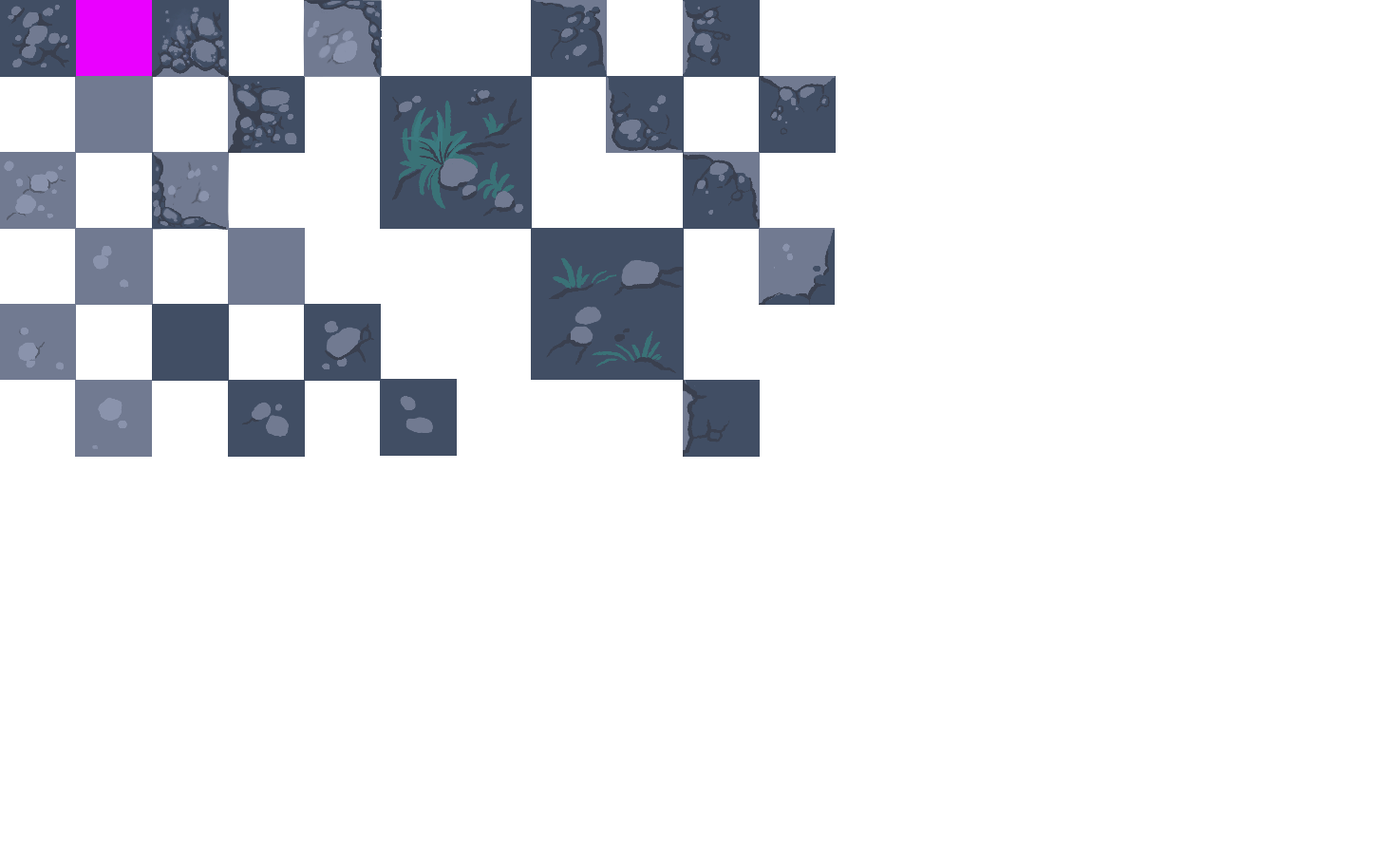
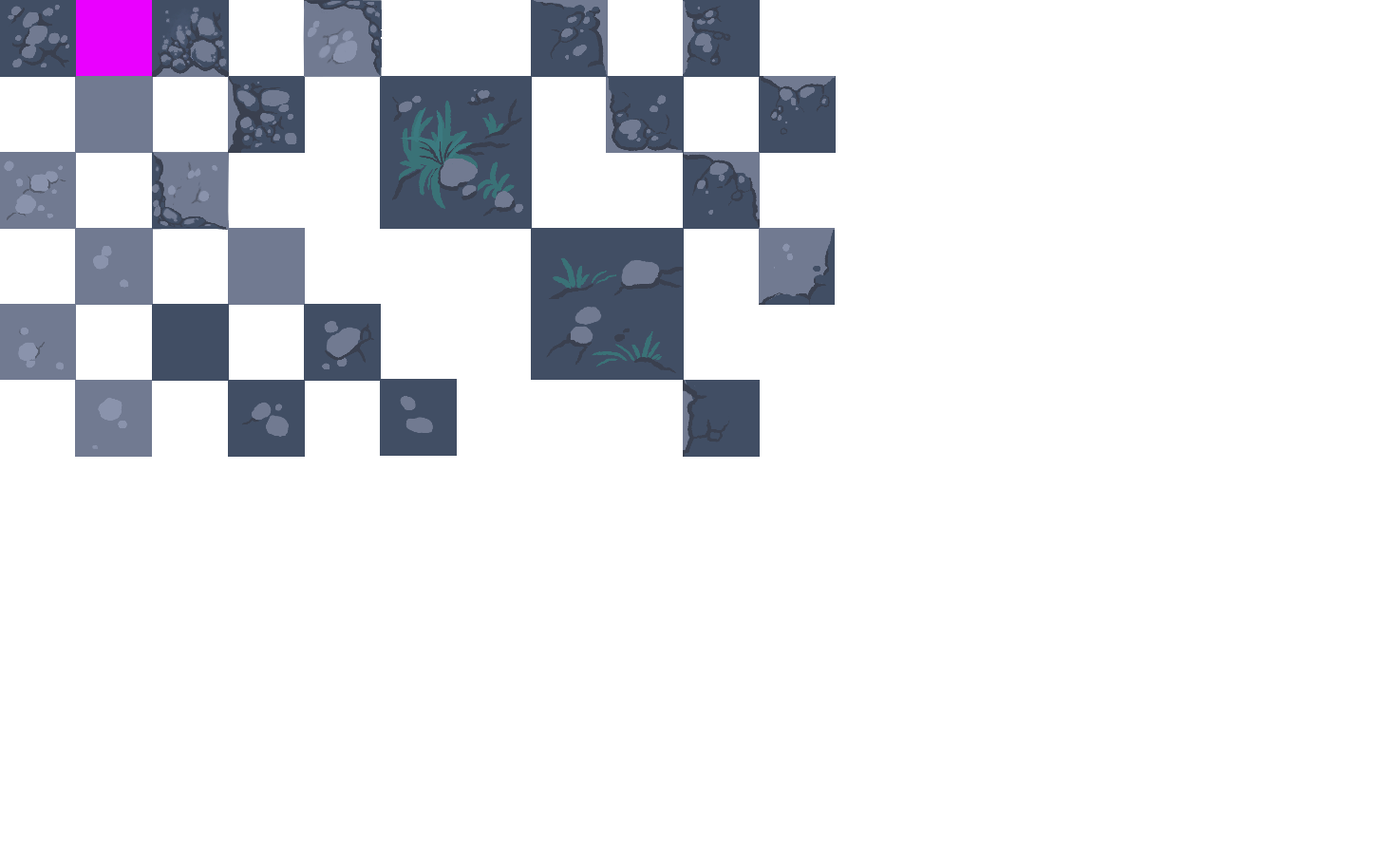
Revision of a layered 1394 x 846 image; what changed, layer by layer:
painted on "Textures.png" over [606, 0, 608, 76]
